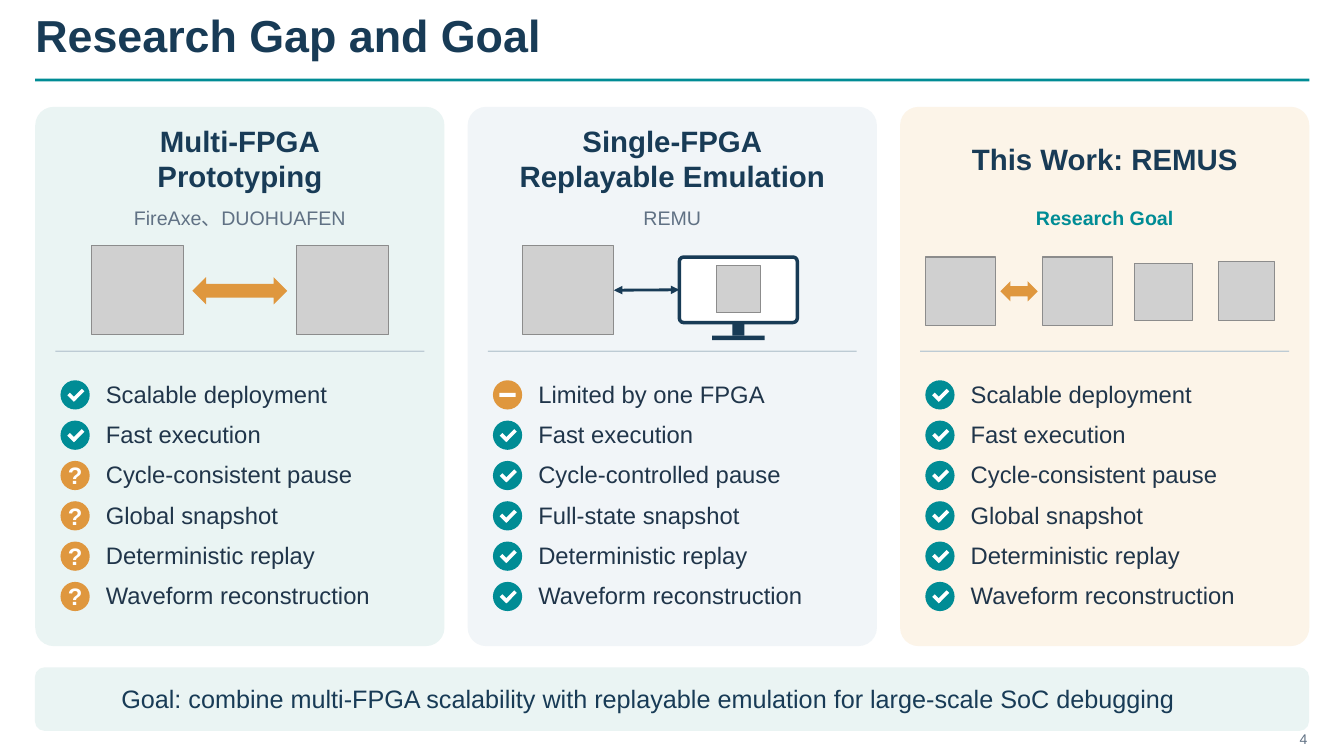
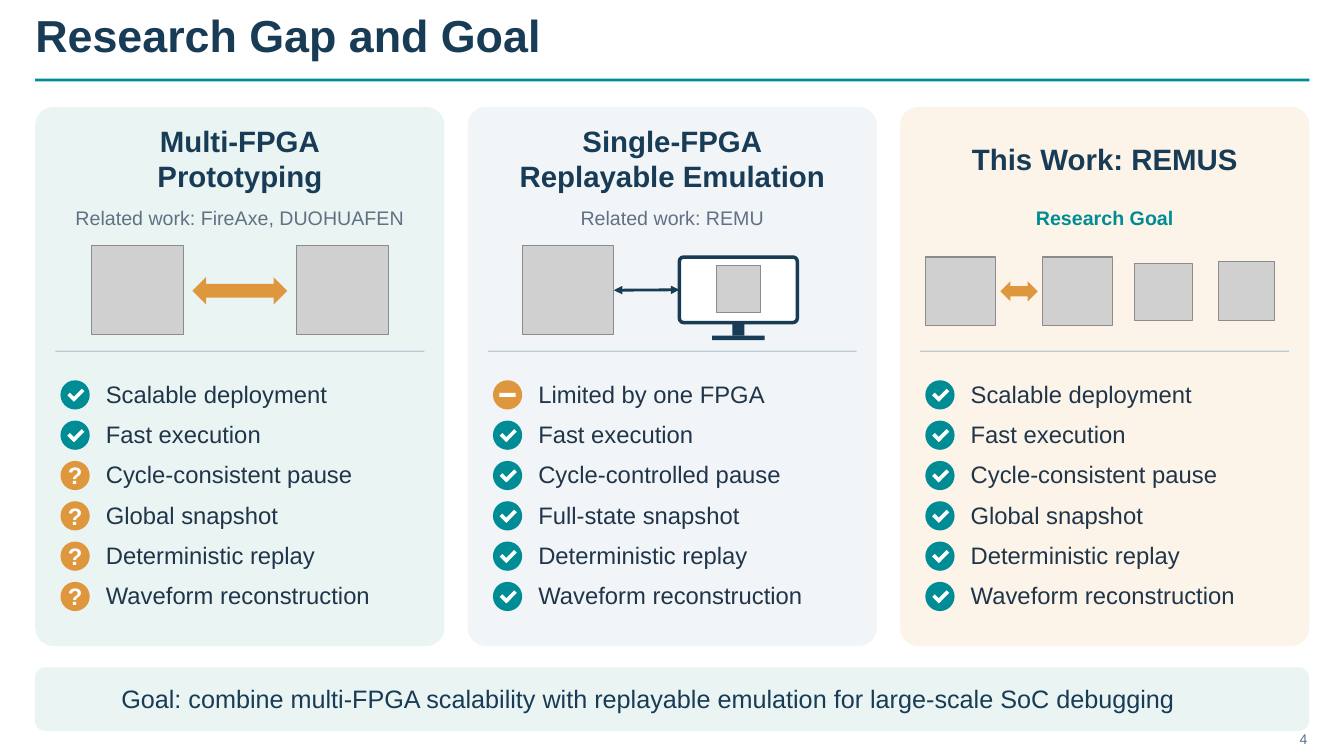
Before and after one commit to euphgh/shtthesis, a slide deck: slide 6 of pptx/midterm/REMUS_Midterm_Final.pptx. Drawn at 1344x756 pixels with LibreOffice and Linux fonts; fonts in the diff are those of the drawing; grey boxes stand for pictures. Boxes give left, top, right and bottom in pixels: in the first picture for what was removed or moved away, otherwise in the second. Text is boxed around its words. In the diff, an @@ line names an element or a change of style, - is before the commit and + after.

```diff
--- a/pptx/midterm/REMUS_Midterm_Final.pptx
+++ b/pptx/midterm/REMUS_Midterm_Final.pptx
@@ text at [75,211,403,228]: text changed @@
-FireAxe、DUOHUAFEN
+Related work: FireAxe, DUOHUAFEN
@@ text at [581,211,764,225]: text changed @@
-REMU
+Related work: REMU
```
Also in this commit, not shown: 3 other slides changed, 54 other files.
